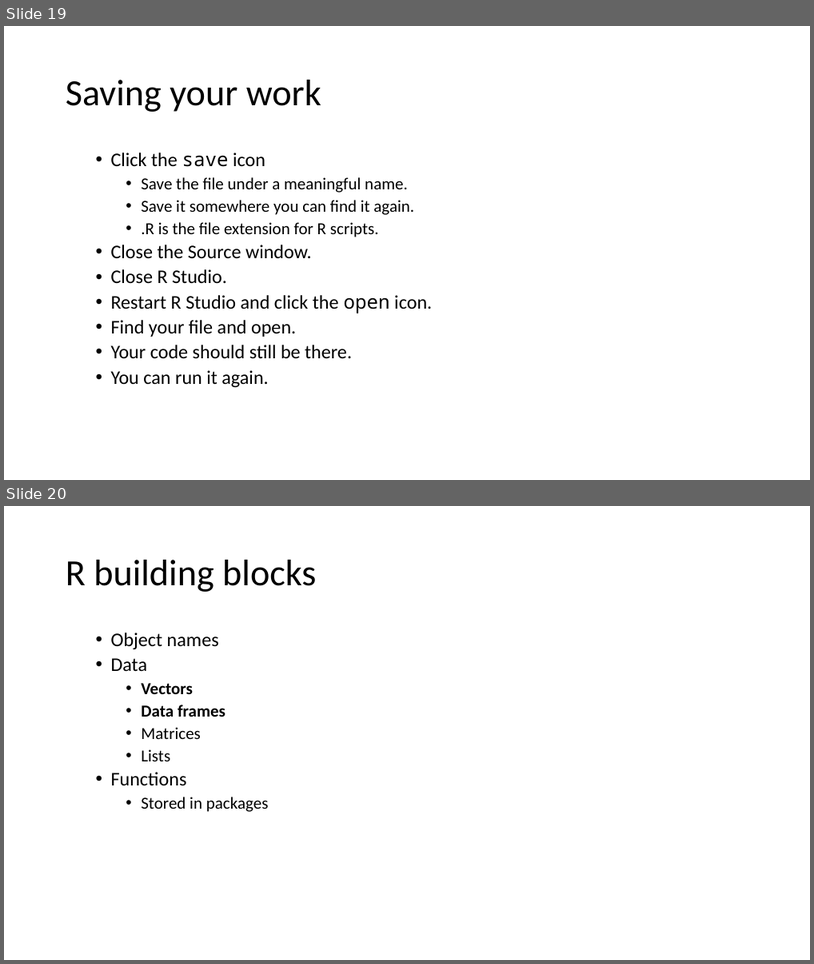
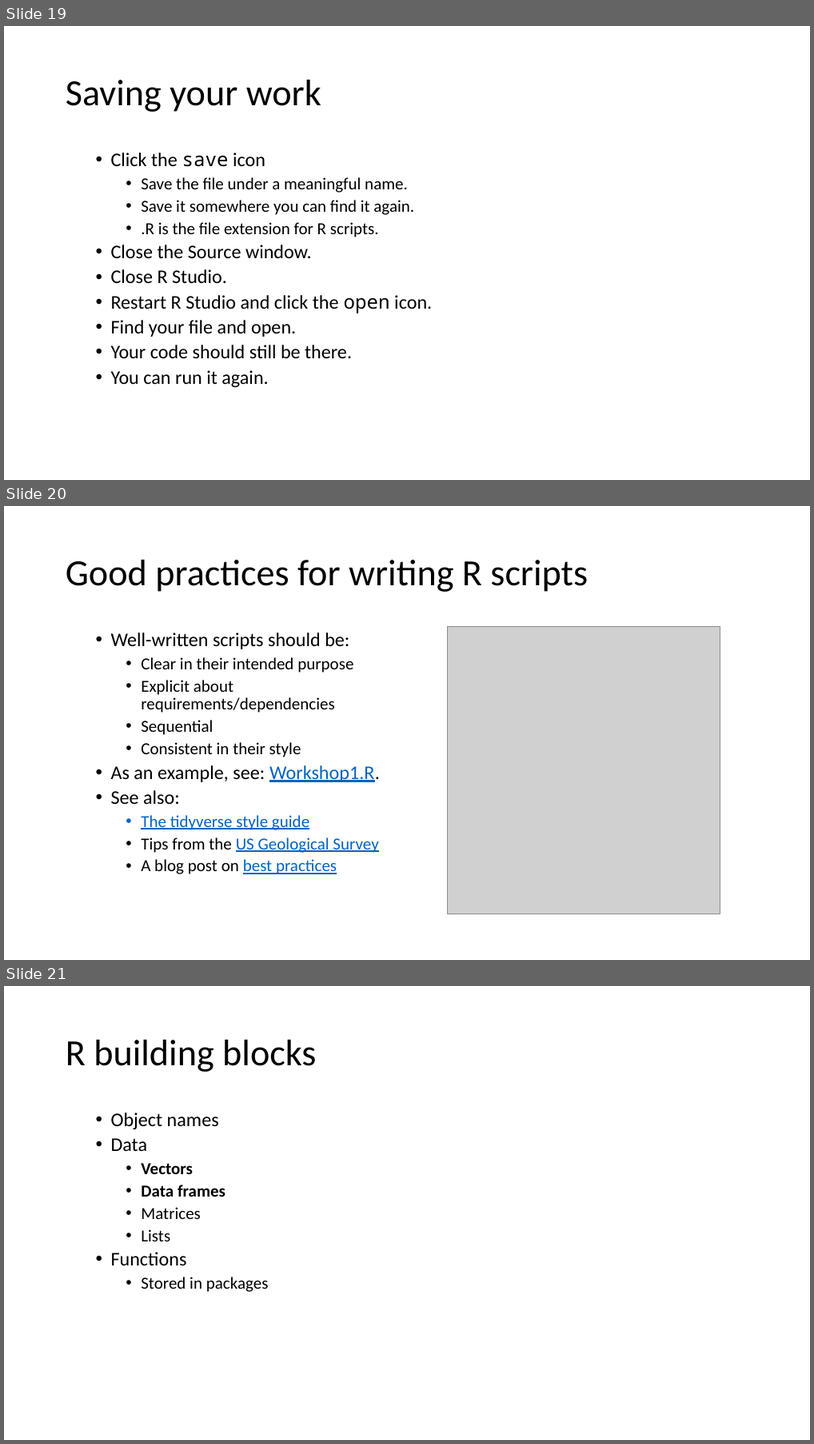
Before and after one commit to ClinicianCoders/ClinicianCoders, a slide deck: Workshops/Workshop1.pptx. Shown one above the other, each under a label of ours: slides 19 and 20 before the commit, slides 19, 20 and 21 after it. The pictures are 814x964 and 814x1444 pixels, drawn with LibreOffice and Linux fonts; fonts in the diff are those of the drawing; grey boxes stand for pictures. Boxes give left, top, right and bottom in pixels: in the first picture for what was removed or moved away, otherwise in the second. Text is boxed around its words. In the diff, an @@ line names an element or a change of style, - is before the commit and + after.

Commit message:
Add slide on script organisation

```diff
--- a/Workshops/Workshop1.pptx
+++ b/Workshops/Workshop1.pptx
@@ slide 20 added at [4,506,810,960], background #FFFFFF @@
@@ title added at [66,560,588,592], 44 pt, text #000000 @@
+Good practices for writing R scripts
@@ text added at [111,632,380,874], 20 pt, text #000000 @@
+  • Well-written scripts should be:
+    • Clear in their intended purpose
+    • Explicit about requirements/dependencies
+    • Sequential
+    • Consistent in their style
+  • As an example, see: Workshop1.R.
+  • See also:
+    • The tidyverse style guide
+    • Tips from the US Geological Survey
+    • A blog post on best practices
@@ picture added at [447,626,720,914] @@
@@ what was slide 20 is now slide 21 @@
```
Also in this commit, not shown: 1 slide changed, 3 other files.
